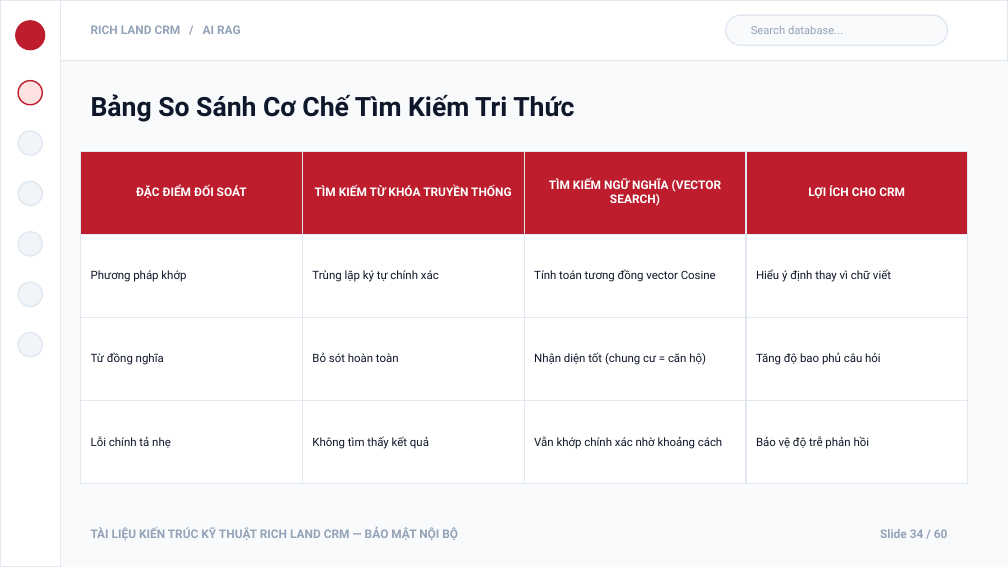
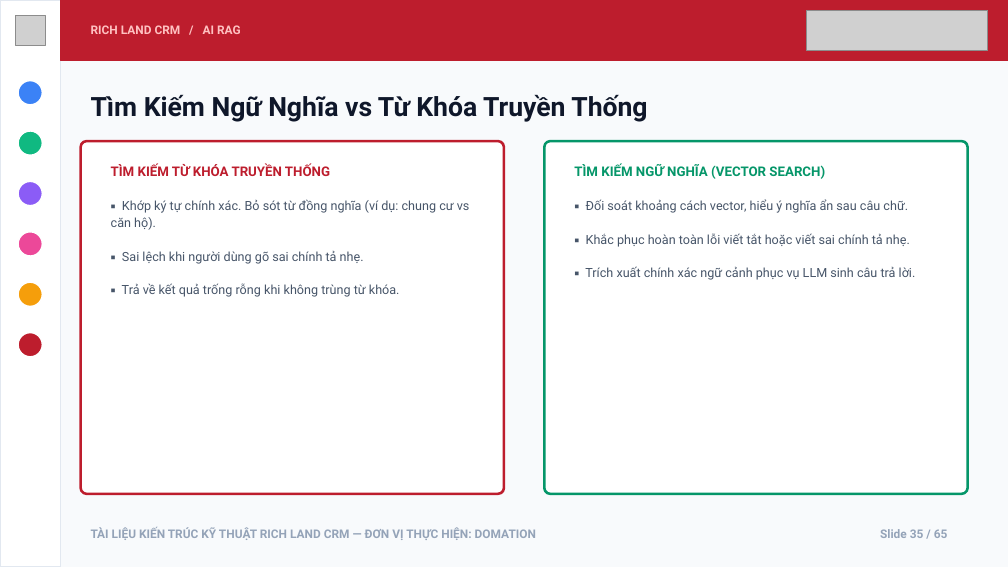
Before and after one commit to DEV-trongphuc/RICH-LAND, a slide deck: slide 35 of RichLand_System_Architecture_Presentation.pptx (slide 34 before the commit). Drawn at 1008x567 pixels with LibreOffice and Linux fonts; fonts in the diff are those of the drawing; grey boxes stand for pictures. Boxes give left, top, right and bottom in pixels: in the first picture for what was removed or moved away, otherwise in the second. Text is boxed around its words. In the diff, an @@ line names an element or a change of style, - is before the commit and + after.

```diff
--- a/RichLand_System_Architecture_Presentation.pptx
+++ b/RichLand_System_Architecture_Presentation.pptx
@@ rounded rectangle removed at <box>15,20,45,50</box> @@
@@ picture added at <box>15,15,45,45</box> @@
@@ rectangle at <box>60,0,1008,60</box>: fill #FFFFFF to #BD1D2D; outline #E2E8F0 1 pt to #BD1D2D 1 pt @@
@@ text "RICH LAND CRM / AI ..." at <box>91,25,241,34</box>: text colour #94A3B8 to #FFC1C1 @@
@@ rounded rectangle removed at <box>726,15,948,45</box> @@
@@ text removed at <box>751,26,843,34</box> @@
-Search database...
@@ picture added at <box>806,10,988,50</box> @@
@@ rounded rectangle at <box>18,81,42,105</box>: fill #FEE2E2 to #3B82F6; outline #BD1D2D 1 pt to #FFFFFF 1 pt; proportions changed @@
@@ text at <box>91,94,647,122</box>: text changed @@
-Bảng So Sánh Cơ Chế Tìm Kiếm Tri Thức
+Tìm Kiếm Ngữ Nghĩa vs Từ Khóa Truyền Thống
@@ rounded rectangle at <box>18,131,42,155</box>: fill #F1F5F9 to #10B981; outline #E2E8F0 1 pt to #FFFFFF 1 pt; proportions changed @@
@@ rounded rectangle added at <box>81,141,504,494</box>, fill #FFFFFF, outline #BD1D2D 1.8 pt @@
@@ rounded rectangle added at <box>544,141,968,494</box>, fill #FFFFFF, outline #059669 1.8 pt @@
@@ table removed at <box>81,151,968,484</box>, 4 rows, 4 columns @@
-ĐẶC ĐIỂM ĐỐI SOÁT | TÌM KIẾM TỪ KHÓA TRUYỀN THỐNG | TÌM KIẾM NGỮ NGHĨA (VECTOR SEARCH) | LỢI ÍCH CHO CRM
-Phương pháp khớp | Trùng lặp ký tự chính xác | Tính toán tương đồng vector Cosine | Hiểu ý định thay vì chữ viết
-Từ đồng nghĩa | Bỏ sót hoàn toàn | Nhận diện tốt (chung cư = căn hộ) | Tăng độ bao phủ câu hỏi
-Lỗi chính tả nhẹ | Không tìm thấy kết quả | Vẫn khớp chính xác nhờ khoảng cách | Bảo vệ độ trễ phản hồi
@@ text added at <box>111,164,330,176</box>, 9.5 pt, text #BD1D2D, bold @@
+TÌM KIẾM TỪ KHÓA TRUYỀN THỐNG
@@ text added at <box>574,164,825,179</box>, 9.5 pt, text #059669, bold @@
+TÌM KIẾM NGỮ NGHĨA (VECTOR SEARCH)
@@ rounded rectangle at <box>18,181,42,206</box>: fill #F1F5F9 to #8B5CF6; outline #E2E8F0 1 pt to #FFFFFF 1 pt; proportions changed @@
@@ text added at <box>111,199,470,297</box>, 9 pt, text #475569 @@
+▪ Khớp ký tự chính xác. Bỏ sót từ đồng nghĩa (ví dụ: chung cư vs căn hộ).
+▪ Sai lệch khi người dùng gõ sai chính tả nhẹ.
+▪ Trả về kết quả trống rỗng khi không trùng từ khóa.
@@ text added at <box>585,199,916,280</box>, 9 pt, text #475569 @@
+▪ Đối soát khoảng cách vector, hiểu ý nghĩa ẩn sau câu chữ.
+▪ Khắc phục hoàn toàn lỗi viết tắt hoặc viết sai chính tả nhẹ.
+▪ Trích xuất chính xác ngữ cảnh phục vụ LLM sinh câu trả lời.
@@ rounded rectangle at <box>18,232,42,256</box>: fill #F1F5F9 to #EC4899; outline #E2E8F0 1 pt to #FFFFFF 1 pt; proportions changed @@
@@ rounded rectangle at <box>18,282,42,306</box>: fill #F1F5F9 to #F59E0B; outline #E2E8F0 1 pt to #FFFFFF 1 pt; proportions changed @@
@@ rounded rectangle at <box>18,333,42,357</box>: fill #F1F5F9 to #BD1D2D; outline #E2E8F0 1 pt to #FFFFFF 1 pt; proportions changed @@
@@ text at <box>91,527,536,540</box>: text changed @@
-TÀI LIỆU KIẾN TRÚC KỸ THUẬT RICH LAND CRM — BẢO MẬT NỘI BỘ
+TÀI LIỆU KIẾN TRÚC KỸ THUẬT RICH LAND CRM — ĐƠN VỊ THỰC HIỆN: DOMATION
@@ text at <box>880,529,948,538</box>: text changed @@
-Slide 34 / 60
+Slide 35 / 65
```
Also in this commit, not shown: 45 other slides changed, 19 slides added, 14 slides removed, 3 other files.
